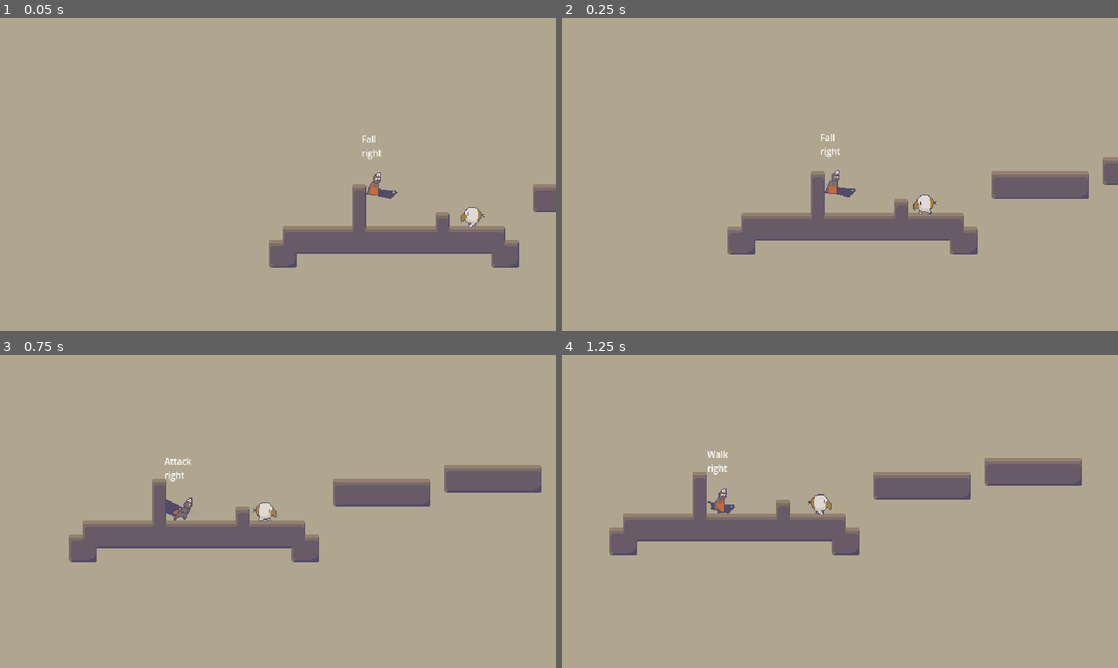
Above: before the commit, frames 1-4 (two rows, left to right).
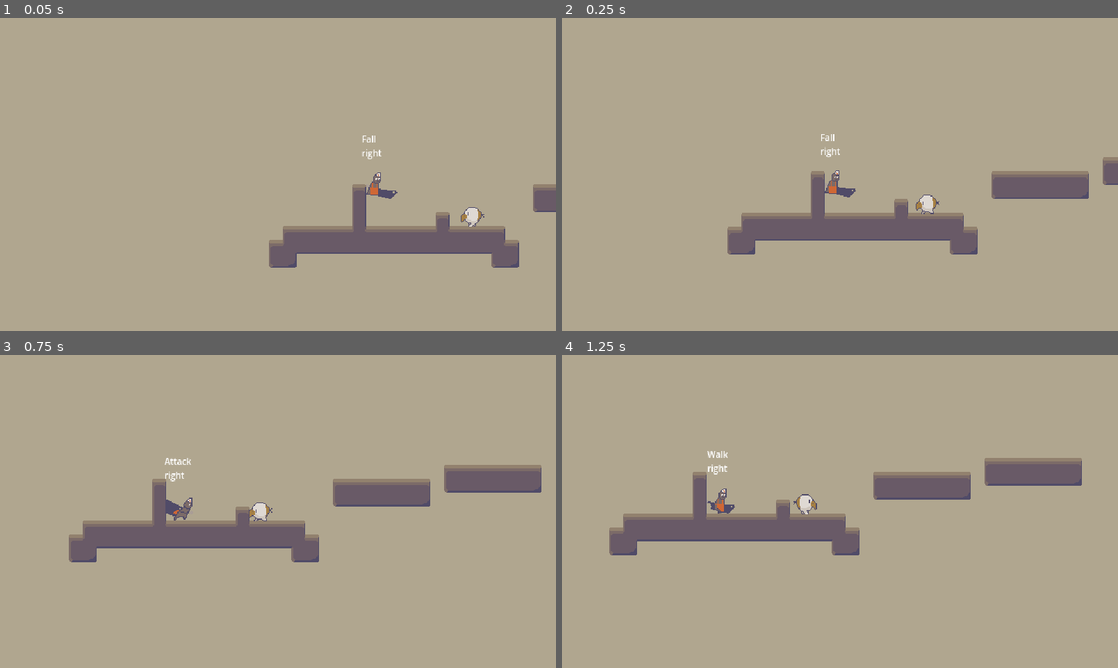
Above: after the commit, the same moments.

Repository: andhedrew/Chop
Game: Godot game, scene res://world.tscn
The game is run twice, just before and just after one commit, with the same random seed, the same clock (stepped at 60 frames per second) and the same inputs.
Inputs:
- Up to frame 1 (0.05 s): no input
- Up to frame 2 (0.25 s): no input
- Up to frame 3 (0.75 s): hold Right (right) from 0.53 s (still down); tap X (attack) at 0.6 s
- Up to frame 4 (1.25 s): keep holding Right (right); tap Z (jump) at 0.77 s

Frame 1 is identical in both runs. In frame 2, 0.1% of the frame differs, in the area x 63-68%, y 56-63%; in frame 3, 0.2%; in frame 4, 0.3%, in the area x 41-49%, y 44-51%.

Commit message:
Fixed enemy states. Always state your parameters.

Diff:
--- a/characters/enemy/enemy.tscn
+++ b/characters/enemy/enemy.tscn
@@ -113,12 +113,12 @@
 
 [node name="StateMachine" type="Node" parent="."]
 script = ExtResource("1_dk0lt")
-initial_state = NodePath("Walk")
+initial_state = NodePath("enemy_walk")
 
 [node name="Idle" type="Node" parent="StateMachine"]
 script = ExtResource("2_2vlcn")
 
-[node name="Walk" type="Node" parent="StateMachine"]
+[node name="enemy_walk" type="Node" parent="StateMachine"]
 script = ExtResource("5_dwrm6")
 
 [node name="Hurtbox" parent="." instance=ExtResource("4_8w5xb")]
--- a/characters/enemy/states/enemy_idle.gd
+++ b/characters/enemy/states/enemy_idle.gd
@@ -4,12 +4,12 @@
 @onready var effects_player := $"../../Pivot/EffectsPlayer"
 
 # Called when the node enters the scene tree for the first time.
-func _ready():
+func enter(_msg := {}) -> void:
 	animation_player.play("idle")
 
 
 # Called every frame. 'delta' is the elapsed time since the previous frame.
-func _process(_delta):
+func update(_delta: float) -> void:
 	owner.velocity.x = lerp(owner.velocity.x, 0.0, Param.FRICTION)
 	owner.move_and_slide()
 
--- a/characters/enemy/states/enemy_walk.gd
+++ b/characters/enemy/states/enemy_walk.gd
@@ -6,18 +6,15 @@
 @onready var ledge_check_right := $"../../ledge_check_right"
 
 var flipped := false
-
+var transitioned := false
 # Called when the node enters the scene tree for the first time.
-func _ready():
+func enter(_msg := {}) -> void:
 	animation_player.play("walk")
 
 
 # Called every frame. 'delta' is the elapsed time since the previous frame.
-func _process(_delta):
-
-
-
-
+func update(_delta: float) -> void:
+#	state_machine.transition_to("Idle")
 	owner.velocity.x = owner.speed * owner.direction
 	owner.move_and_slide()
 	var found_wall = owner.is_on_wall()
@@ -29,7 +26,5 @@
 	else:
 		flipped = false
 
-
-#
 #	if not owner.is_on_floor():
 #		state_machine.transition_to("enemy_fall")
--- a/characters/player/states/state_machine.gd
+++ b/characters/player/states/state_machine.gd
@@ -1,13 +1,8 @@
 class_name StateMachine
 extends Node
 
-
-# Path to the initial active state. We export it to be able to pick the initial state in the inspector.
 @export var initial_state := NodePath()
-
-# The current active state. At the start of the game, we get the `initial_state`.
 @onready var state: State = get_node(initial_state)
-
 
 func _ready() -> void:
 	await owner.ready
